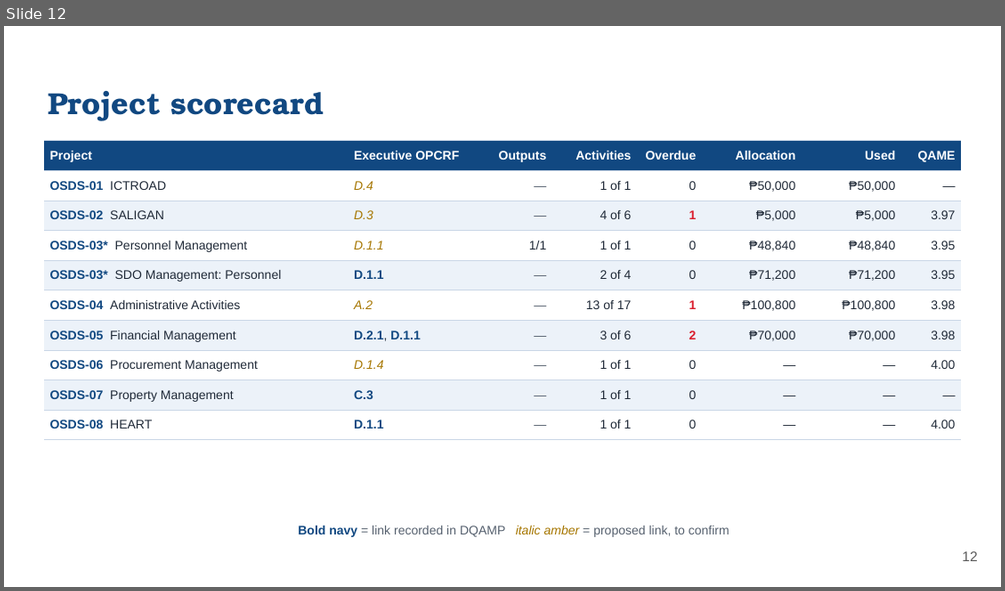
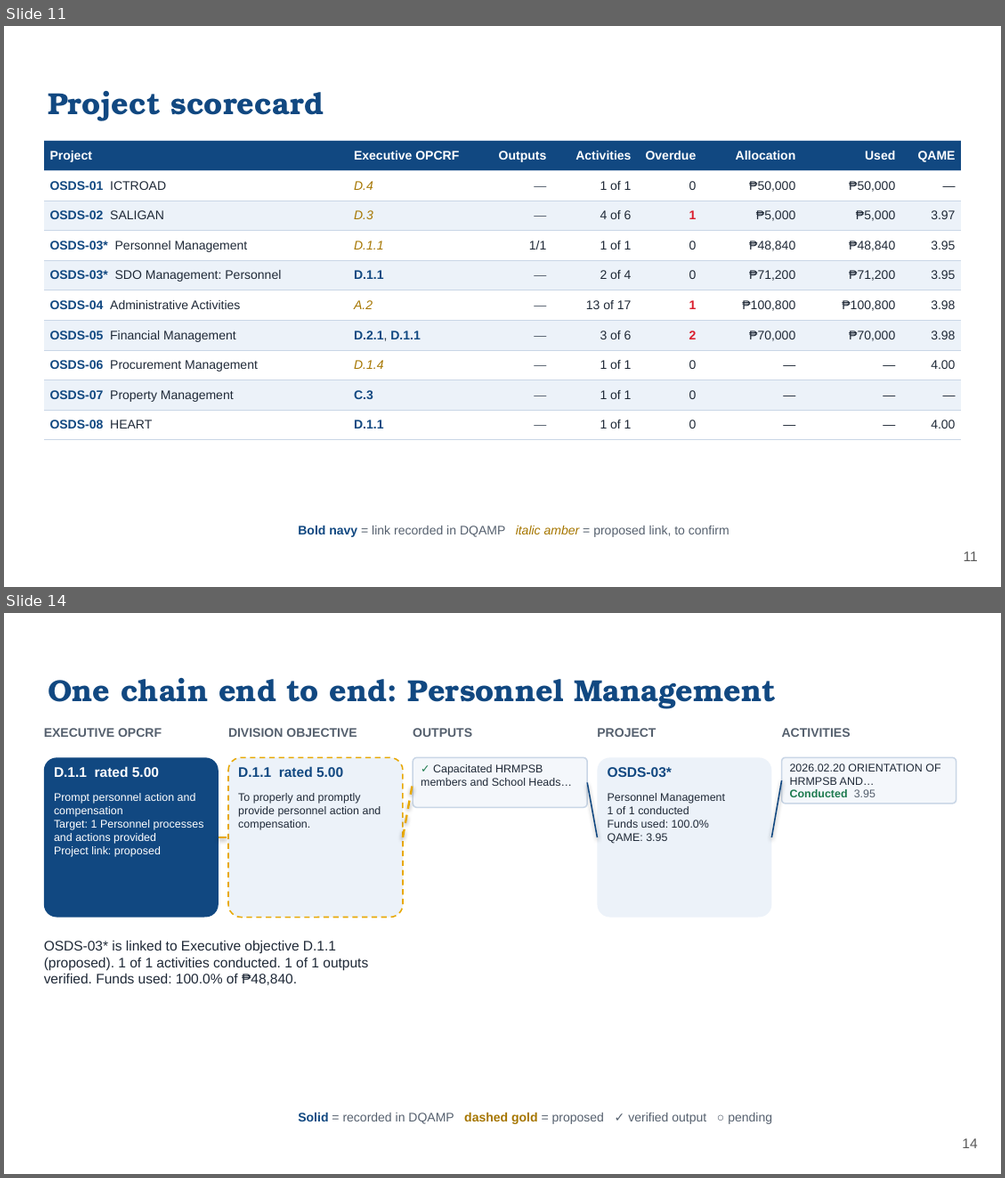
Before and after one commit to phidipidis/DQAMP, a slide deck: presentations/line-of-sight-2026/OSDS_Line-of-Sight_2026.pptx. Shown one above the other, each under a label of ours: slide 12 before the commit, slides 11 and 14 after it; the slides between them are not shown. The pictures are 1005x591 and 1005x1178 pixels, drawn with LibreOffice and Linux fonts; fonts in the diff are those of the drawing; background and template pictures are left out. Boxes give left, top, right and bottom in pixels: in the first picture for what was removed or moved away, otherwise in the second. Text is boxed around its words. In the diff, an @@ line names an element or a change of style, - is before the commit and + after.

```diff
--- a/presentations/line-of-sight-2026/OSDS_Line-of-Sight_2026.pptx
+++ b/presentations/line-of-sight-2026/OSDS_Line-of-Sight_2026.pptx
@@ slide 14 added at <box>4,613,1001,1174</box>, background picture (left out) @@
@@ title added at <box>48,678,776,709</box>, 22 pt, text #114881, bold @@
+One chain end to end: Personnel Management
@@ text added at <box>44,728,162,737</box>, 9 pt, text #55606E, bold @@
+EXECUTIVE OPCRF
@@ text added at <box>228,728,356,737</box>, 9 pt, text #55606E, bold @@
+DIVISION OBJECTIVE
@@ text added at <box>413,728,472,737</box>, 9 pt, text #55606E, bold @@
+OUTPUTS
@@ text added at <box>597,728,655,737</box>, 9 pt, text #55606E, bold @@
+PROJECT
@@ text added at <box>782,728,850,737</box>, 9 pt, text #55606E, bold @@
+ACTIVITIES
@@ rounded rectangle added at <box>44,757,218,917</box>, fill #114881 @@
@@ text added at <box>54,766,159,777</box>, 10 pt, text #FFFFFF, bold @@
+D.1.1 rated 5.00
@@ rounded rectangle added at <box>228,757,403,917</box>, fill #ECF2F9, outline #E8A800 1 pt dashed @@
@@ text added at <box>238,766,343,777</box>, 10 pt, text #114881, bold @@
+D.1.1 rated 5.00
@@ rounded rectangle added at <box>413,757,587,807</box>, fill #F4F7FB, outline #C9D6E6 1 pt @@
@@ text added at <box>421,764,572,786</box>, 8 pt, text #1F2937 @@
+✓ Capacitated HRMPSB members and School Heads…
@@ rounded rectangle added at <box>597,757,771,917</box>, fill #ECF2F9 @@
@@ text added at <box>607,767,672,777</box>, 10 pt, text #114881, bold @@
+OSDS-03*
@@ rounded rectangle added at <box>782,757,956,803</box>, fill #F4F7FB, outline #C9D6E6 1 pt @@
@@ text added at <box>790,763,940,797</box>, 8 pt, text #1F2937 @@
+2026.02.20 ORIENTATION OF HRMPSB AND…
+Conducted 3.95
@@ text added at <box>54,793,204,857</box>, 8 pt, text #FFFFFF @@
+Prompt personnel action and compensation
+Target: 1 Personnel processes and actions provided
+Project link: proposed
@@ text added at <box>238,793,381,830</box>, 8 pt, text #1F2937 @@
+To properly and promptly provide personnel action and compensation.
@@ line added from (403, 837) to (413, 782), #E8A800 1.5 pt dashed @@
@@ line added from (587, 782) to (597, 837), #114881 1 pt @@
@@ text added at <box>607,793,725,844</box>, 8 pt, text #1F2937 @@
+Personnel Management
+1 of 1 conducted
+Funds used: 100.0%
+QAME: 3.95
@@ line added from (771, 837) to (782, 780), #114881 1 pt @@
@@ line added from (218, 837) to (228, 837), #E8A800 1.5 pt dashed @@
@@ text added at <box>44,940,368,985</box>, 10 pt, text #1F2937 @@
+OSDS-03* is linked to Executive objective D.1.1 (proposed). 1 of 1 activities conducted. 1 of 1 outputs verified. Funds used: 100.0% of ₱48,840.
@@ text added at <box>298,1112,772,1124</box>, 9 pt, text #55606E @@
+Solid = recorded in DQAMP dashed gold = proposed ✓ verified output ○ pending
@@ page number added at <box>962,1138,977,1148</box>, 10 pt, text #595959 @@
+14
@@ what was slide 12 is now slide 11 @@
@@ page number at <box>963,551,978,561</box>: text changed @@
-12
+11
```
Also in this commit, not shown: 1 slide changed, 7 other slides added, 2 other files.
